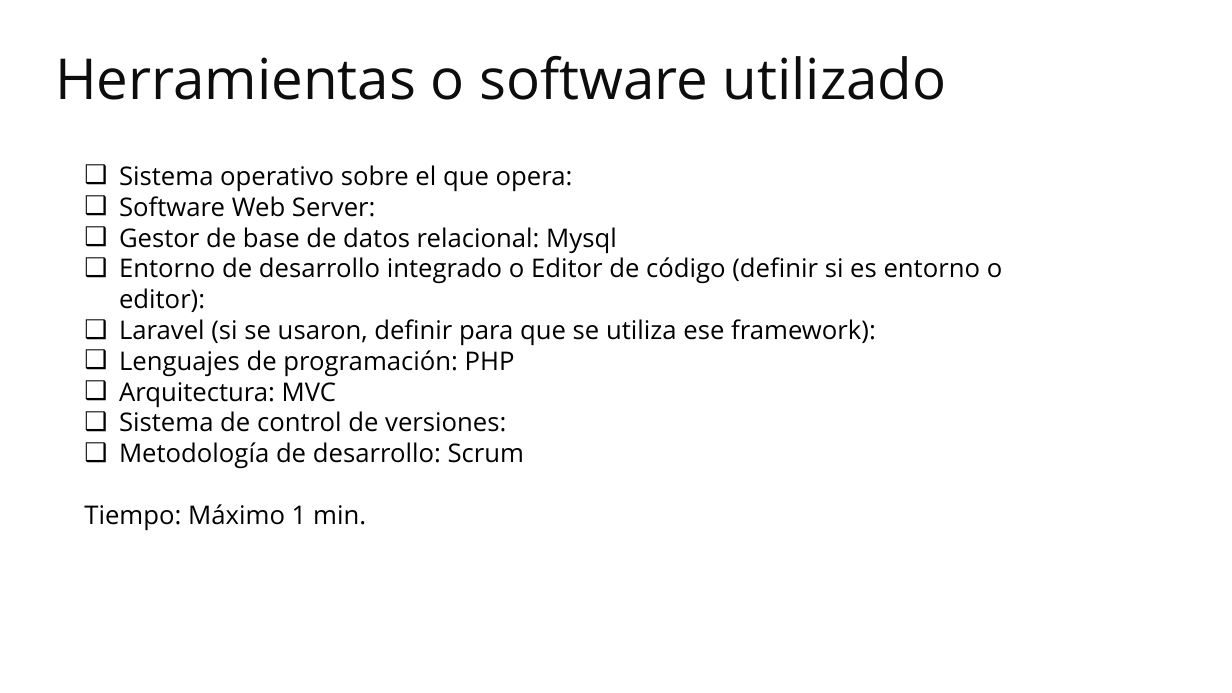
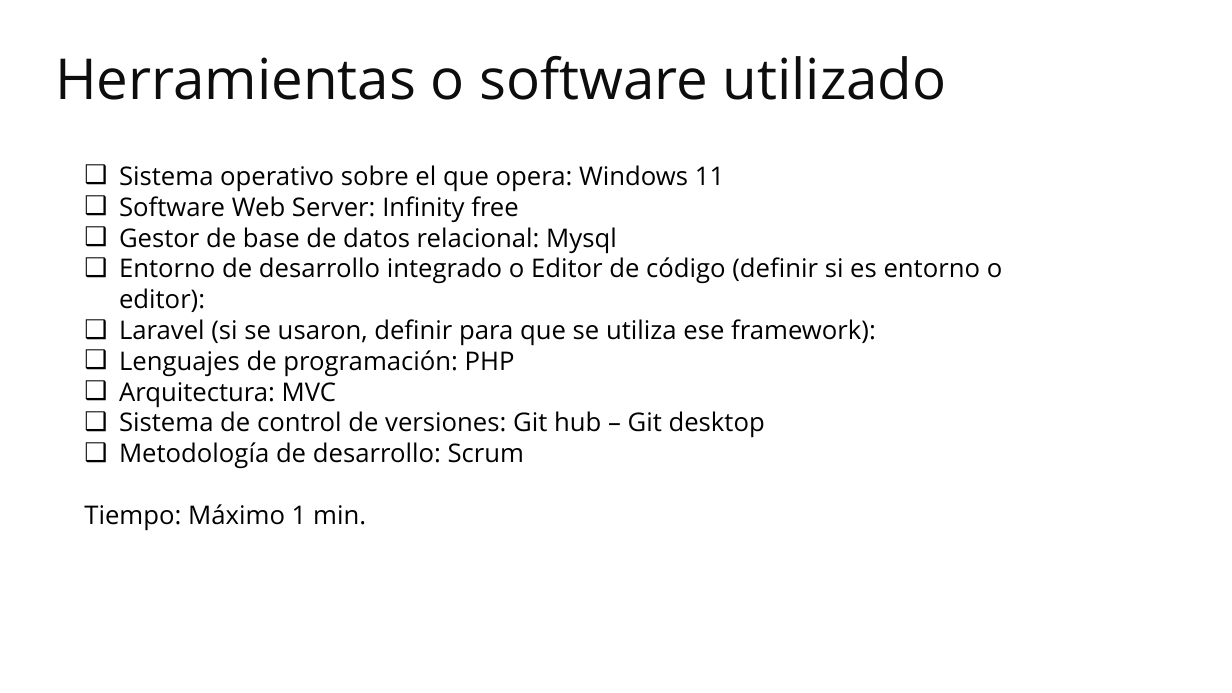
Before and after one commit to duvanfmendez/tienda_virtual, a slide deck: slide 7 of manuales/Manual de presentacion de proyecto.pptx. Drawn at 1232x693 pixels with LibreOffice and Linux fonts; fonts in the diff are those of the drawing; background and template pictures are left out. Boxes give left, top, right and bottom in pixels: in the first picture for what was removed or moved away, otherwise in the second. Text is boxed around its words. In the diff, an @@ line names an element or a change of style, - is before the commit and + after.

Commit message:
Cambios en Presentacion

```diff
--- a/manuales/Manual de presentacion de proyecto.pptx
+++ b/manuales/Manual de presentacion de proyecto.pptx
@@ text at <box>119,165,724,222</box>: text changed @@
-❑ Sistema operativo sobre el que opera:
-❑ Software Web Server:
+❑ Sistema operativo sobre el que opera: Windows 11
+❑ Software Web Server: Infinity free
@@ text at <box>119,411,765,438</box>: text changed @@
-❑ Sistema de control de versiones:
+❑ Sistema de control de versiones: Git hub – Git desktop
```
